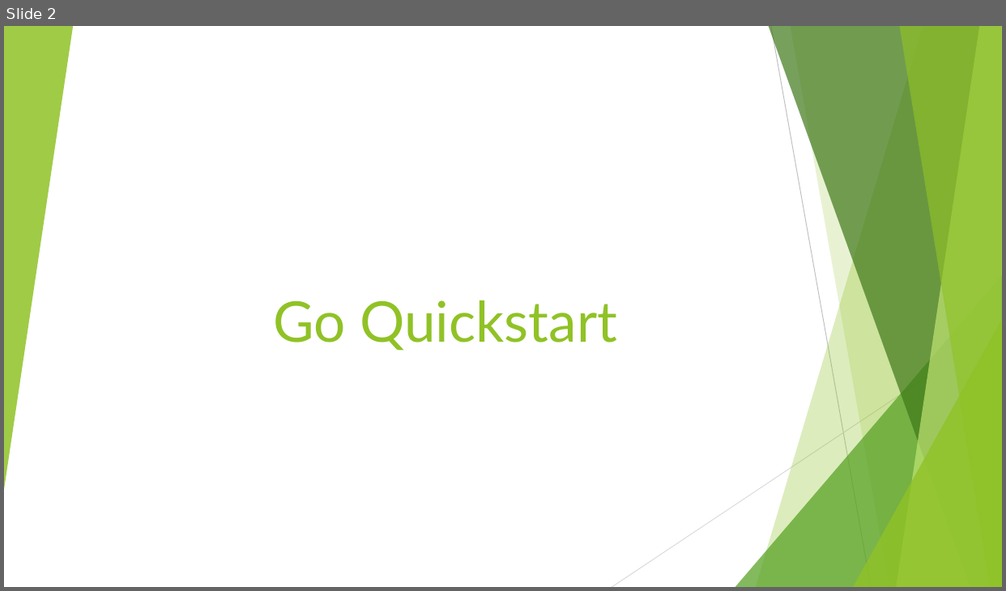
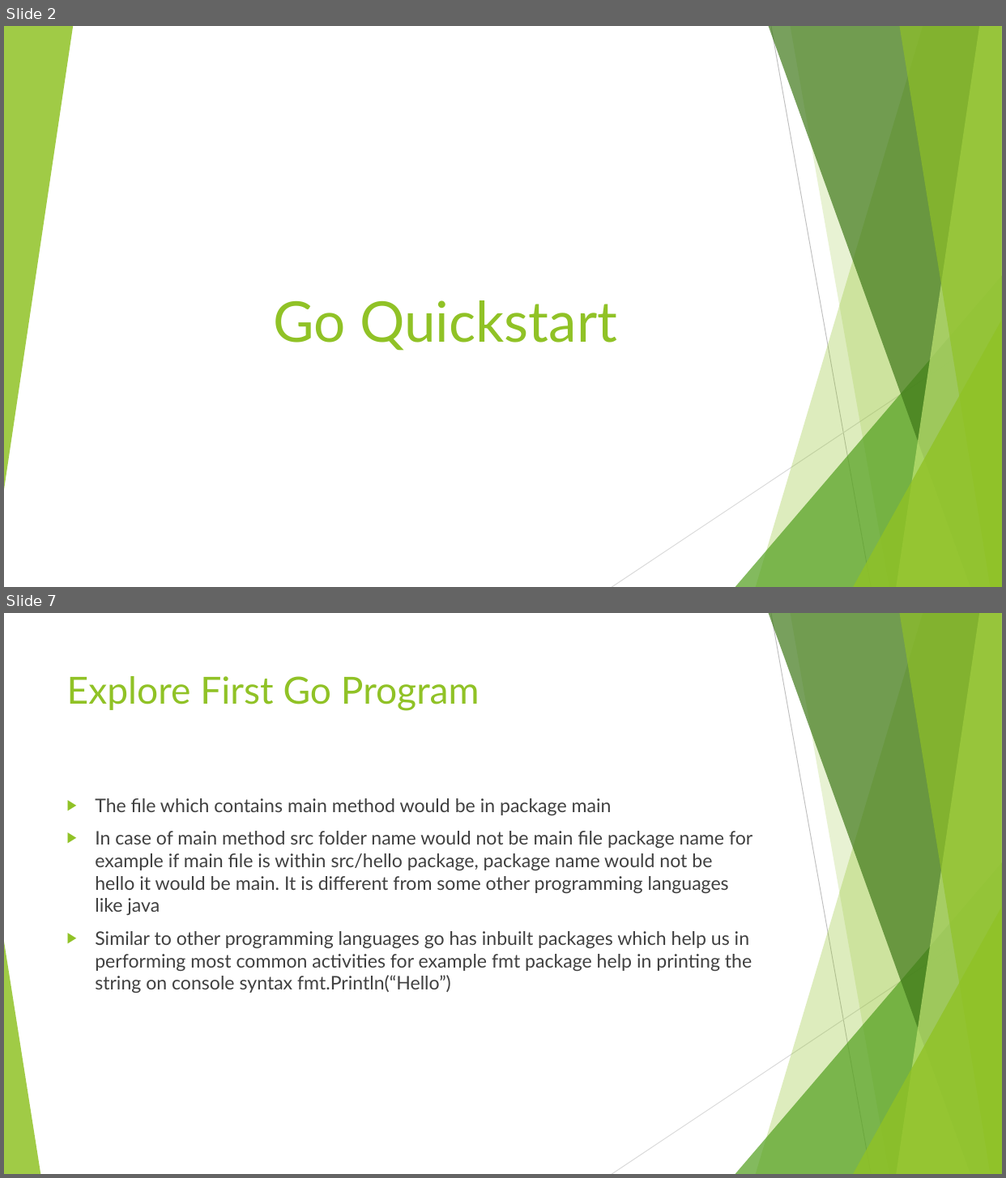
Before and after one commit to vivekdubeydeveloper/goquickstart, a slide deck: goquickstart.pptx. Shown one above the other, each under a label of ours: slide 2 before the commit, slides 2 and 7 after it; the slides between them are not shown. The pictures are 1006x591 and 1006x1178 pixels, drawn with LibreOffice and Linux fonts; fonts in the diff are those of the drawing. Boxes give left, top, right and bottom in pixels: in the first picture for what was removed or moved away, otherwise in the second. Text is boxed around its words. In the diff, an @@ line names an element or a change of style, - is before the commit and + after.

```diff
--- a/goquickstart.pptx
+++ b/goquickstart.pptx
@@ slide 7 added at [4, 613, 1002, 1174], background #FFFFFF; not listed: 9 template elements that a slide beside it also shows @@
@@ title added at [67, 676, 479, 711], 36 pt, text #90C226 @@
+Explore First Go Program
@@ text added at [95, 798, 752, 993], 18 pt, text #404040 @@
+▶ The file which contains main method would be in package main
+▶ In case of main method src folder name would not be main file package name for example if main file is within src/hello package, package name would not be hello it would be main. It is different from some other programming languages like java
+▶ Similar to other programming languages go has inbuilt packages which help us in performing most common activities for example fmt package help in printing the string on console syntax fmt.Println(“Hello”)
@@ triangle added at [4, 942, 40, 1174], fill #90C226 at 85% opacity @@
```
Also in this commit, not shown: 2 slides changed, 4 other slides added, 3 other files.
